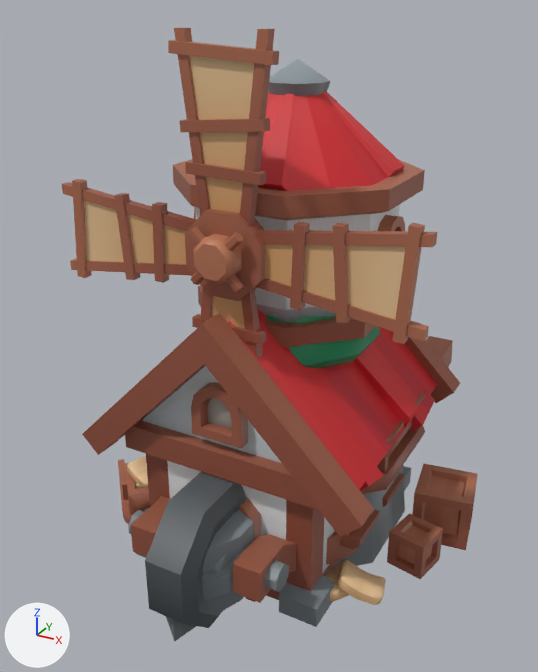
The glTF model public/models/meadow-diorama.glb as it was, and as the next commit left it.
The view is the same before and after, from a camera (50 mm lens) standing at (0.275, -0.541, 0.452) and looking at (-0.011, -0.02, 0.191). Every picture has the same lights, and +X, +Y and +Z are marked at lower left. The first picture is the older version. Where no turn or scale is listed for an object, it has been applied to the vertices.

Objects in the first picture: 'building_home_A_red', 'building_windmill_red', 'building_windmill_top_fan_red', 'building_windmill_top_red', 'fence_stone_straight', 'tree_single_B', 'wheelbarrow'.
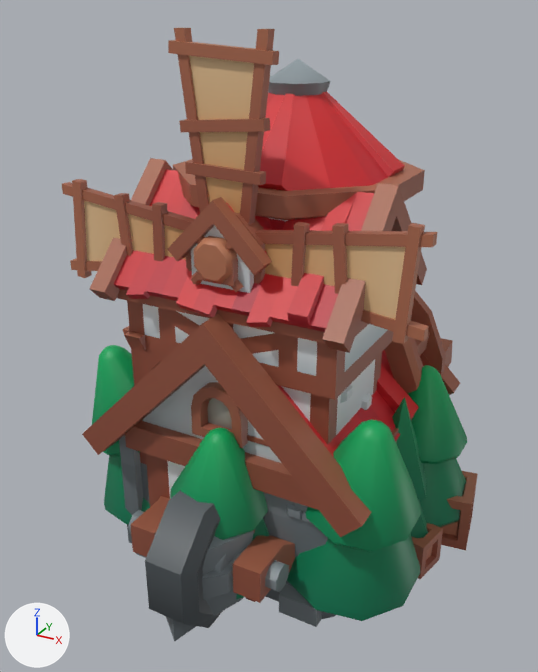
Boxes (x1, y1, x2, y2) around the edits, measured in the pictures (538 x 672 px):
'building_watermill_red', added (red)
    after: (90, 158, 427, 619)
'trees_B_large', added (green)
    after: (92, 345, 467, 621)
'building_watermill_wheel_red', added (brown)
    after: (384, 291, 446, 394)
'trees_A_medium', added (mostly hidden)
    after: (252, 397, 428, 541)
'building_windmill_red', unchanged, covered by the edit
    before: (118, 392, 478, 605)
    after: (392, 427, 478, 579)
'tree_single_B', unchanged, covered by the edit
    before: (265, 314, 380, 368)

Diff of the bpy script that builds the scene:
```diff
--- a/public/models/meadow-diorama.glb.py
+++ b/public/models/meadow-diorama.glb.py
@@ me_trees_a_medium @@
+me_trees_a_medium.from_pydata(...)  # 260 vertices, 480 faces; spans x -0.142..0.147, y -0.156..0.144, z -0.003..0.211
+me_trees_a_medium.materials.append(mat_hexagons_medieval)  # picture img_hexagons_medieval
@@ me_trees_b_large @@
+me_trees_b_large.from_pydata(...)  # 784 vertices, 1540 faces; spans x -0.16..0.166, y -0.167..0.173, z -0.004..0.203
+me_trees_b_large.materials.append(mat_hexagons_medieval)  # picture img_hexagons_medieval
@@ me_building_watermill_wheel_red @@
+me_building_watermill_wheel_red.from_pydata(...)  # 402 vertices, 608 faces; spans x -0.114..0.114, y -0.046..0.046, z -0.114..0.114
+me_building_watermill_wheel_red.materials.append(mat_hexagons_medieval)  # picture img_hexagons_medieval
@@ me_building_watermill_red @@
+me_building_watermill_red.from_pydata(...)  # 858 vertices, 1313 faces; spans x -0.108..0.106, y -0.188..0.08, z -0.076..0.264
+me_building_watermill_red.materials.append(mat_hexagons_medieval)  # picture img_hexagons_medieval
@@ ob_trees_a_medium @@
+ob_trees_a_medium = bpy.data.objects.new('trees_A_medium', me_trees_a_medium)
+ob_trees_a_medium.location = (-0.002, 0.006, 0.003)
@@ ob_trees_b_large @@
+ob_trees_b_large = bpy.data.objects.new('trees_B_large', me_trees_b_large)
+ob_trees_b_large.location = (-0.003, -0.003, 0.004)
@@ ob_building_watermill_wheel_red @@
+ob_building_watermill_wheel_red = bpy.data.objects.new('building_watermill_wheel_red', me_building_watermill_wheel_red)
+ob_building_watermill_wheel_red.location = (0.0, 0.066, 0.129)
@@ ob_building_watermill_red @@
+ob_building_watermill_red = bpy.data.objects.new('building_watermill_red', me_building_watermill_red)
+ob_building_watermill_red.location = (0.0, 0.054, 0.076)
```
